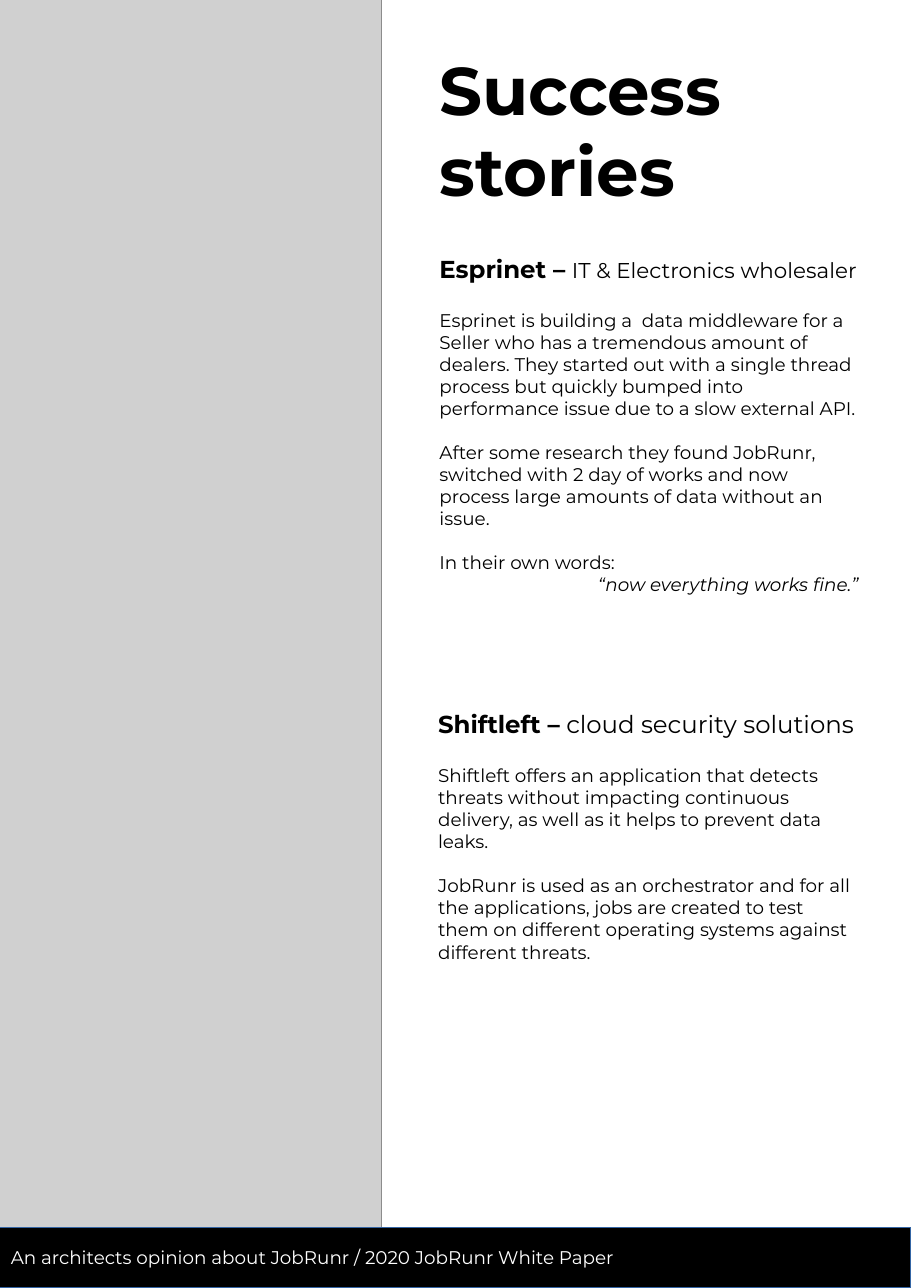
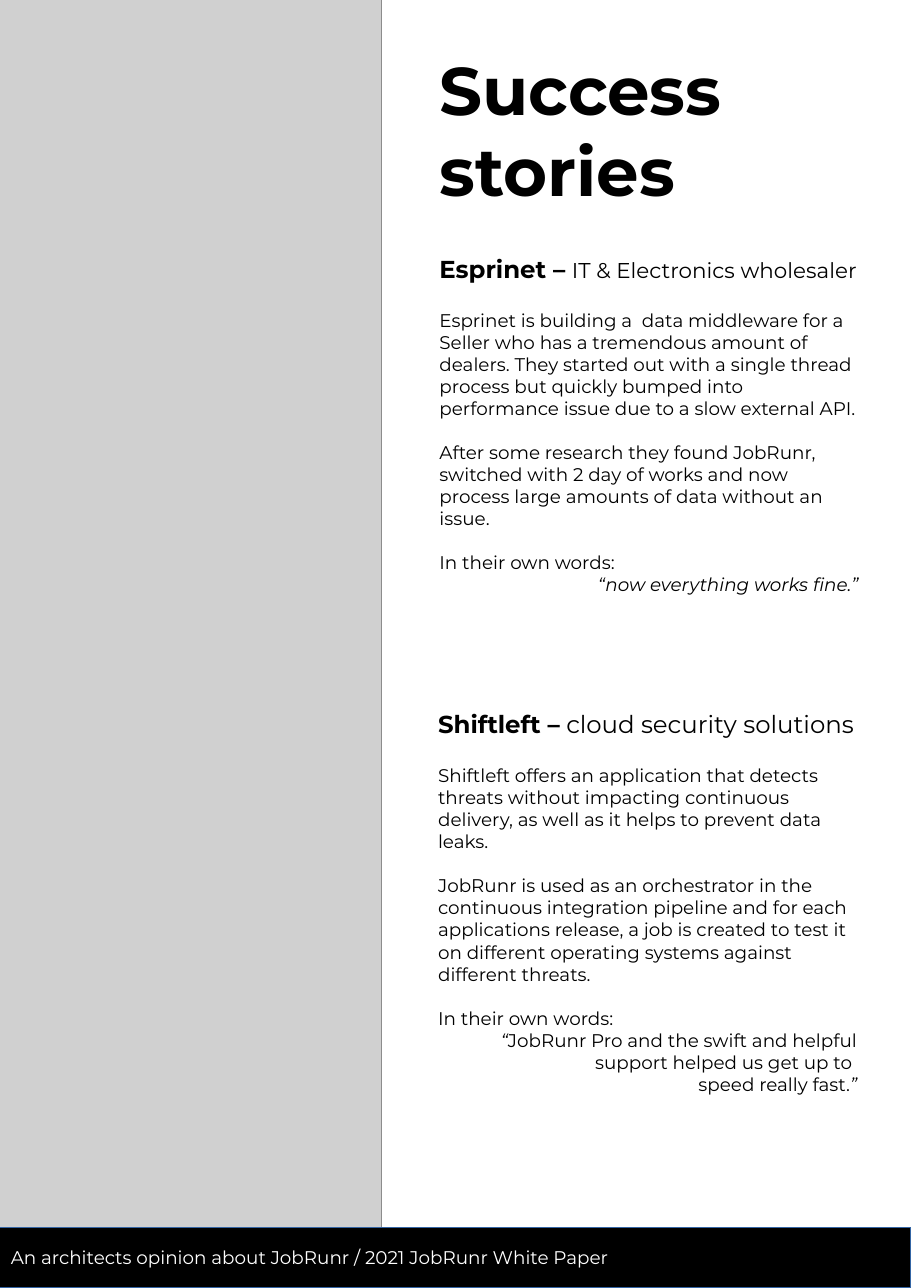
Before and after one commit to jobrunr/website, a slide deck: slide 6 of content/en/white-paper/whitepaper.odp. Drawn at 911x1288 pixels with LibreOffice and Linux fonts; fonts in the diff are those of the drawing; grey boxes stand for pictures. Boxes give left, top, right and bottom in pixels: in the first picture for what was removed or moved away, otherwise in the second. Text is boxed around its words. In the diff, an @@ line names an element or a change of style, - is before the commit and + after.

```diff
--- a/content/en/white-paper/whitepaper.odp
+++ b/content/en/white-paper/whitepaper.odp
@@ text at (438, 878, 858, 1095): text changed @@
-JobRunr is used as an orchestrator and for all the applications, jobs are created to test them on different operating systems against different threats.
+JobRunr is used as an orchestrator in the continuous integration pipeline and for each applications release, a job is created to test it on different operating systems against different threats.
+In their own words:
+“JobRunr Pro and the swift and helpful support helped us get up to
+speed really fast.”
@@ text in rectangle at (11, 1250, 608, 1268): text changed @@
-An architects opinion about JobRunr / 2020 JobRunr White Paper
+An architects opinion about JobRunr / 2021 JobRunr White Paper
```
Also in this commit, not shown: 5 other slides changed, 28 other files.
